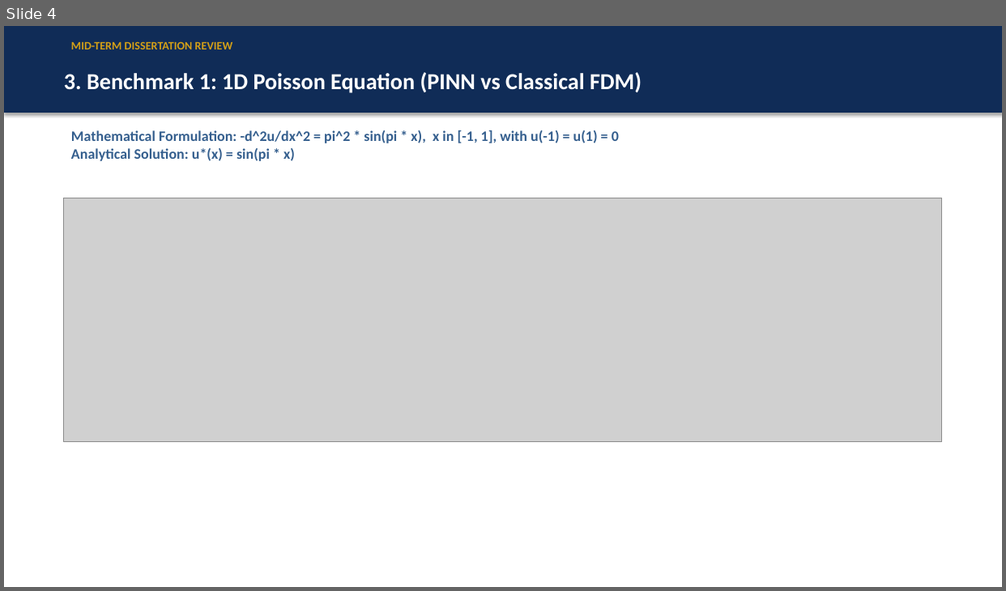
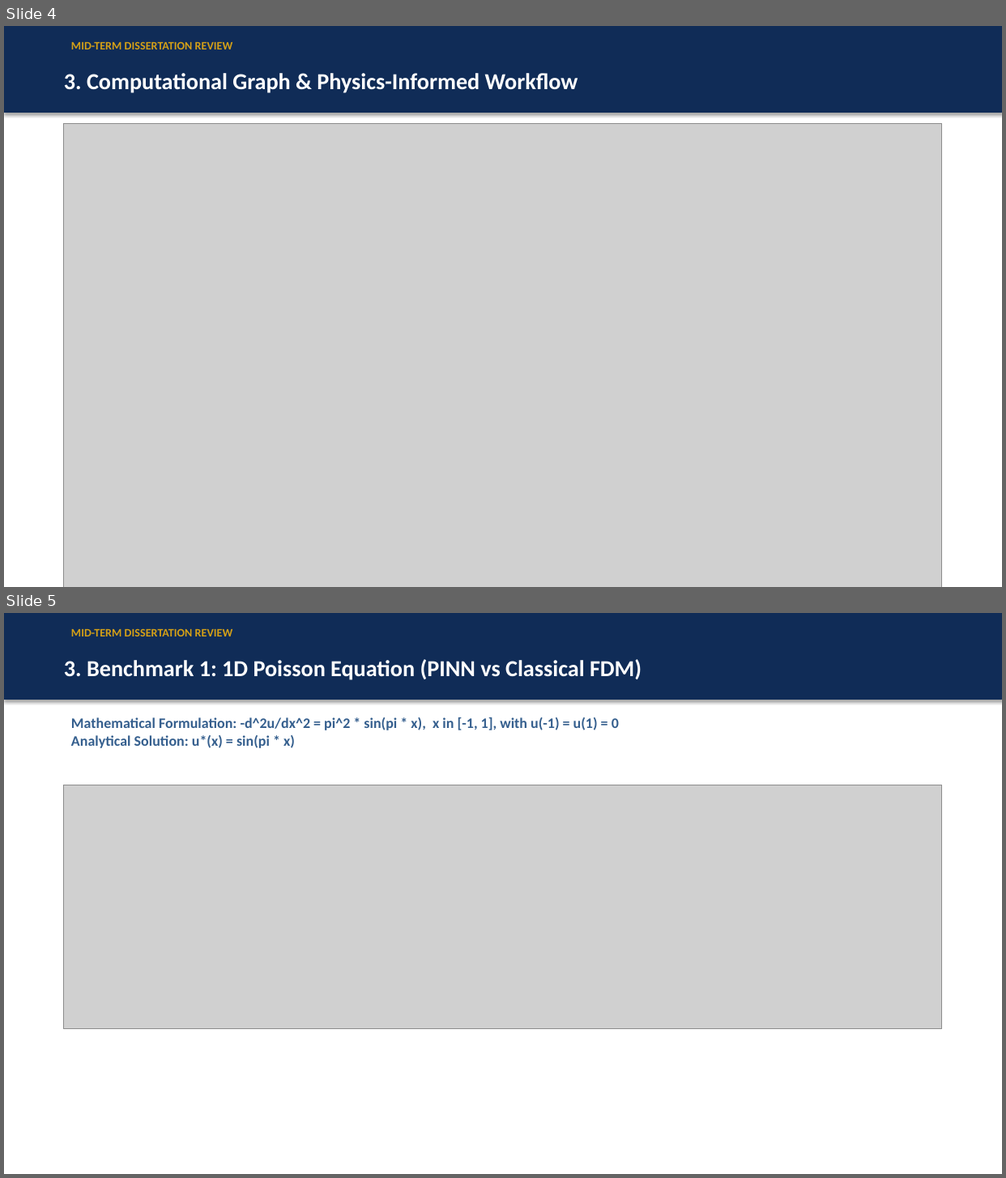
Before and after one commit to priyanshujaiswalku/Mathematics, a slide deck: presentations/midterm_presentation/Midterm_PINNs_Presentation.pptx. Shown one above the other, each under a label of ours: slide 4 before the commit, slides 4 and 5 after it. The pictures are 1006x591 and 1006x1178 pixels, drawn with LibreOffice and Linux fonts; fonts in the diff are those of the drawing; grey boxes stand for pictures. Boxes give left, top, right and bottom in pixels: in the first picture for what was removed or moved away, otherwise in the second. Text is boxed around its words. In the diff, an @@ line names an element or a change of style, - is before the commit and + after.

```diff
--- a/presentations/midterm_presentation/Midterm_PINNs_Presentation.pptx
+++ b/presentations/midterm_presentation/Midterm_PINNs_Presentation.pptx
@@ slide 4 added at bbox=[4, 26, 1002, 587], background #FFFFFF @@
@@ rectangle added at bbox=[4, 26, 1002, 112], fill #102C57, outline #102C57 0.75 pt, 22 pt, text #FFFFFF, bold @@
+3. Computational Graph & Physics-Informed Workflow
@@ text added at bbox=[71, 41, 233, 49], 11 pt, text #D4A017, bold @@
+MID-TERM DISSERTATION REVIEW
@@ picture added at bbox=[64, 123, 942, 587] @@
@@ what was slide 4 is now slide 5 @@
```
Also in this commit, not shown: 1 slide changed, 5 other files.
